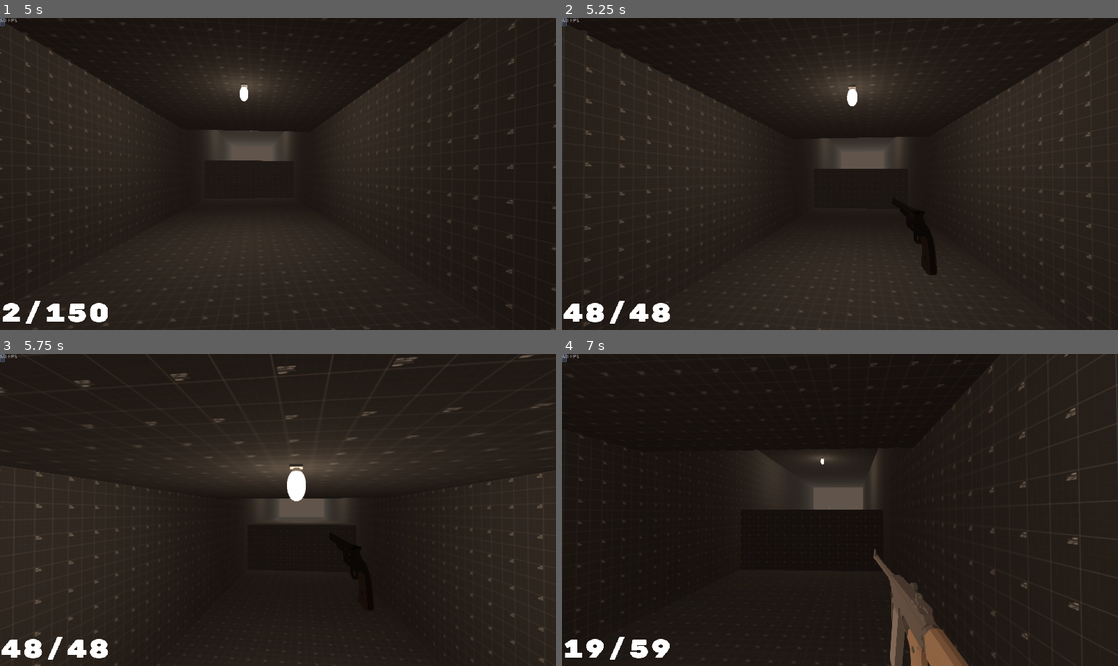
Above: before the commit, frames 1-4 (two rows, left to right).
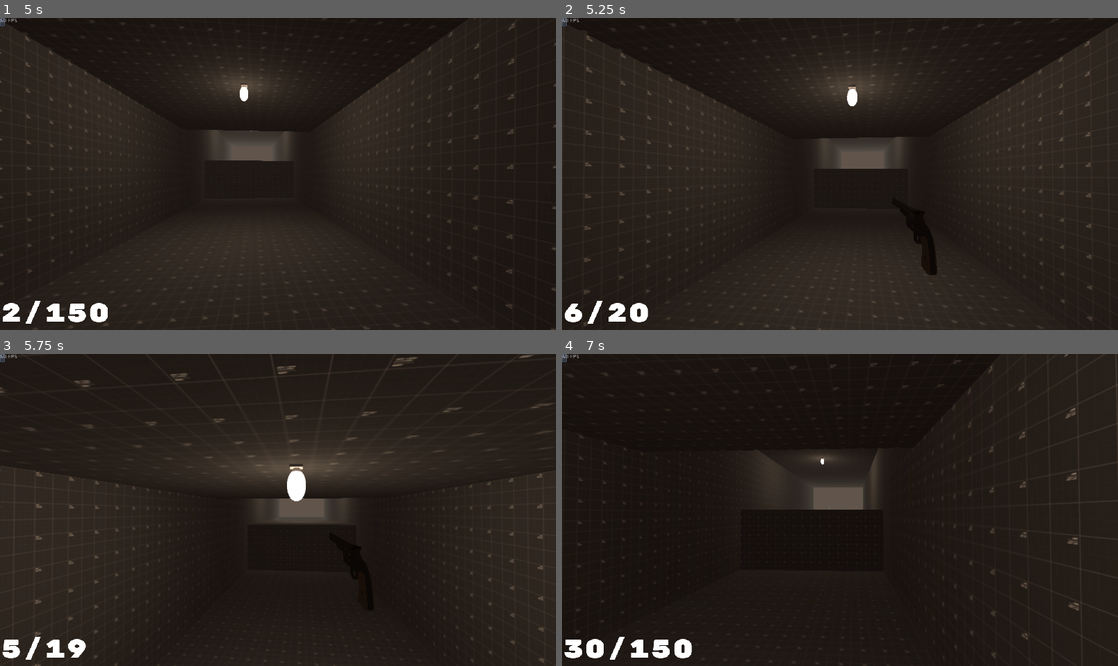
Above: after the commit, the same moments.

Repository: Loading64/Unrealimist
Game: Godot game, scene res://LVL1.tscn
The game is run twice, just before and just after one commit, with the same random seed, the same clock (stepped at 60 frames per second) and the same inputs.
Inputs (mouse positions are in pixels of both pictures, inside the frame that each line leads up to):
- Up to frame 1 (5 s): click (0, 21) at 0.5 s; tap Enter at 1.25 s; move the mouse to (305, 174) at 1.27 s; press the mouse at (305, 174) at 1.28 s; hold W (move_forward) from 1.28 s (still down); tap Space (jump) at 1.52, 2.27, 3.77, 4.52 s; move the mouse to (250, 174) at 2.02 s; release the mouse at (250, 174) at 2.03 s; tap Middle mouse button (Dash) at 2.1 s; click (250, 174) at 2.3 s; move the mouse to (289, 167) at 2.77 s; press the mouse at (289, 167) at 2.78 s; tap 5 (Explosive_Select) at 2.85 s; move the mouse to (272, 180) at 3.52 s; release the mouse at (272, 180) at 3.53 s; tap 6 (Long_Range_Select) at 3.6 s; click (272, 180) at 3.8 s; move the mouse to (316, 177) at 4.27 s; press the mouse at (316, 177) at 4.28 s; tap 1 (Melee_Select) at 4.35 s; tap R (Reload) at 4.9 s
- Up to frame 2 (5.25 s): keep holding W (move_forward); move the mouse to (795, 170) at 5.02 s; release the mouse at (795, 170) at 5.03 s; tap 2 (Pistol_Select) at 5.1 s
- Up to frame 3 (5.75 s): keep holding W (move_forward); tap Space (jump) at 5.27 s; click (233, 506) at 5.3 s
- Up to frame 4 (7 s): move the mouse to (845, 510) at 5.77 s; press the mouse at (845, 510) at 5.78 s; move the mouse to (817, 503) at 6.52 s; release W (move_forward) at 6.53 s; release the mouse at (817, 503) at 6.53 s; hold D (move_right) from 6.53 s (still down); tap 4 (Rifle_Select) at 6.6 s; tap Space (jump) at 6.77 s; click (817, 503) at 6.8 s

Frame 1 is identical in both runs. In frame 2, 0.5% of the frame differs, in the area x 0-20%, y 90-98%; in frame 3, 0.6%; in frame 4, 2.8%, in the area x 0-74%, y 62-100%.
Error before the commit: Attempt to call function 'get_children' in base 'null instance' on a null instance. (res://KinematicBody.gd:167)
Error after the commit: Attempt to call function 'get_children' in base 'null instance' on a null instance. (res://KinematicBody.gd:165)

Commit message:
tried to fix ammo (failed)

Diff:
--- a/KinematicBody.gd
+++ b/KinematicBody.gd
@@ -36,8 +36,19 @@
 var sprinting = false
 var sliding = false
 var crouching = false
-var current_ammo = [48,60,150,10,40]
-var max_ammo = [48,60,150,10,40]
+#cant be arsed making it elegant
+
+var ammo_in_weapon_revolver = 6
+var spare_ammo_revolver = 20
+const AMMO_IN_MAG_revolver = 6
+
+var ammo_in_weapon_sg = 2
+var spare_ammo_sg = 10
+const AMMO_IN_MAG_sg = 2
+
+var ammo_in_weapon_rifle = 30
+var spare_ammo_rifle = 150
+const AMMO_IN_MAG_rifle = 30
 
 onready var assualt_rifle = preload("res://Mas38.tscn")
 onready var shotgun = preload("res://stolzersondoubledeuce.tscn")
@@ -111,22 +122,22 @@
 			damage = 200
 			$Head/HandLoc/Revolver.visible = true
 			spread = 20
-			magazine_ammo = current_ammo[0]
-			ammo_capacity = max_ammo[0]
+			magazine_ammo = ammo_in_weapon_revolver
+			ammo_capacity = spare_ammo_revolver
 		weapon_state.SHOTGUN:
 			print("Shotgun equipped")
 			damage = 30
 			$"Head/HandLoc/doublebarrelshotgun".visible = true
 			spread = 3500
-			magazine_ammo = 2
-			ammo_capacity = 48
+			magazine_ammo = ammo_in_weapon_sg
+			ammo_capacity = spare_ammo_sg
 		weapon_state.RIFLE:
 			print("Rifle equipped")
 			damage = 50
 			$"Head/HandLoc/Mas38".visible = true
 			spread = 40
-			magazine_ammo = 20
-			ammo_capacity = 60
+			magazine_ammo = ammo_in_weapon_rifle
+			ammo_capacity = spare_ammo_rifle
 		weapon_state.EXPLOSIVE:
 			print("Explosive equipped")
 			damage = 70
@@ -137,7 +148,7 @@
 
 func _fire_shotgun():
 	if Input.is_action_just_pressed("Primary_fire"):
-		if not anim_player.is_playing() and magazine_ammo != 0:
+		if not anim_player.is_playing() and ammo_in_weapon_sg != 0:
 			for r in Shotgunray_container.get_children():
 				r.cast_to.x = rand_range(spread,-spread)
 				r.cast_to.y = rand_range(spread,-spread)
@@ -149,7 +160,7 @@
 			magazine_ammo -= 1
 			ammo_capacity -= 1
 func _fire_rifle():
-	if Input.is_action_pressed("Primary_fire") and magazine_ammo != 0:
+	if Input.is_action_pressed("Primary_fire") and ammo_in_weapon_rifle != 0:
 		if not anim_player.is_playing():
 			for r in rifleray_container.get_children():
 				r.cast_to.x = rand_range(spread,-spread)
@@ -162,7 +173,7 @@
 			magazine_ammo -= 1
 			ammo_capacity -= 1
 func _fire_revolver():
-	if Input.is_action_pressed("Primary_fire") and magazine_ammo != 0:
+	if Input.is_action_pressed("Primary_fire") and ammo_in_weapon_revolver != 0:
 		if not anim_player.is_playing():
 			for r in revolverray_container.get_children():
 				r.cast_to.x = rand_range(spread,-spread)
@@ -176,19 +187,19 @@
 			ammo_capacity -= 1
 
 func _reload_shotgun():
-	if Input.is_action_just_pressed("Reload") and ammo_capacity != 0:
+	if Input.is_action_just_pressed("Reload") and spare_ammo_sg >= 2:
 		if not anim_player.is_playing():
 			#anim_player.play("Shotgun reload")
 			magazine_ammo = 2
 
 func _reload_rifle():
-	if Input.is_action_just_pressed("Reload") and ammo_capacity != 0:
+	if Input.is_action_just_pressed("Reload") and spare_ammo_rifle >= 30:
 		if not anim_player.is_playing():
 			#anim_player.play("Rifle reload")
 			magazine_ammo = 30
 
 func _reload_revolver():
-	if Input.is_action_just_pressed("Reload") and ammo_capacity != 0:
+	if Input.is_action_just_pressed("Reload") and spare_ammo_revolver >= 6:
 		if not anim_player.is_playing():
 			#anim_player.play("Revolver reload")
 			magazine_ammo = 6
--- a/LVL2.tscn
+++ b/LVL2.tscn
@@ -97,3 +97,6 @@
 
 [node name="building2" parent="." instance=ExtResource( 3 )]
 transform = Transform( 5, 0, 0, 0, 5, 0, 0, 0, 5, 153, -36, 20 )
+
+[node name="building3" parent="." instance=ExtResource( 3 )]
+transform = Transform( 5, 0, 0, 0, 5, 0, 0, 0, 5, 225, -36, 20 )
--- a/movementcamera.tscn
+++ b/movementcamera.tscn
@@ -118,16 +118,19 @@
 transform = Transform( -4.37114e-09, 0, 0.1, 0, 0.1, 0, -0.1, 0, -4.37114e-09, 0, 0, -0.3 )
 visible = false
 
-[node name="RayContainerRifle" type="Spatial" parent="Head/HandLoc/Mas38"]
-transform = Transform( 0.700001, 0, 0, 0, -3.0598e-08, -0.7, 0, 0.7, -3.0598e-08, 3.1, 2.5, -3.65 )
-
-[node name="RayCast" type="RayCast" parent="Head/HandLoc/Mas38/RayContainerRifle"]
-transform = Transform( -4.37114e-08, -7.43094e-08, -0.7, 1.87334e-08, 1, -7.43094e-08, 1.42857, 1.87335e-08, -4.37114e-08, -0.0565701, 5.00944, 2.73158 )
-enabled = true
-cast_to = Vector3( 0, 0, -3500 )
+[node name="RootNode (gltf orientation matrix)" parent="Head/HandLoc/Mas38" index="0"]
+visible = false
 
 [node name="Revolver" parent="Head/HandLoc" instance=ExtResource( 4 )]
 transform = Transform( -4.37114e-09, 0, 0.1, 0, 0.1, 0, -0.1, 0, -4.37114e-09, 0.0999999, 0, -0.3 )
+
+[node name="RayContainerRevolver" type="Spatial" parent="Head/HandLoc/Revolver"]
+transform = Transform( 0.700001, 3.55271e-15, 0, 0, -3.0598e-08, -0.7, 0, 0.7, -3.0598e-08, 3.1, 2.5, -4.65 )
+
+[node name="RayCast" type="RayCast" parent="Head/HandLoc/Revolver/RayContainerRevolver"]
+transform = Transform( -4.37114e-08, -7.43094e-08, -0.7, 1.87334e-08, 1, -7.43094e-08, 1.42857, 1.87335e-08, -4.37114e-08, 1.372, 6.6, 1.6 )
+enabled = true
+cast_to = Vector3( 0, 0, -3500 )
 
 [node name="doublebarrelshotgun" parent="Head/HandLoc" instance=ExtResource( 5 )]
 transform = Transform( 0.2, 0, 0, 0, 0.2, 0, 0, 0, 0.2, -0.1, 0.142857, 0 )
